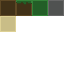
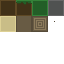
Revision of a layered 64×64 image; what changed, layer by layer:
painted on "Layer 1" over [16, 16, 55, 32]
